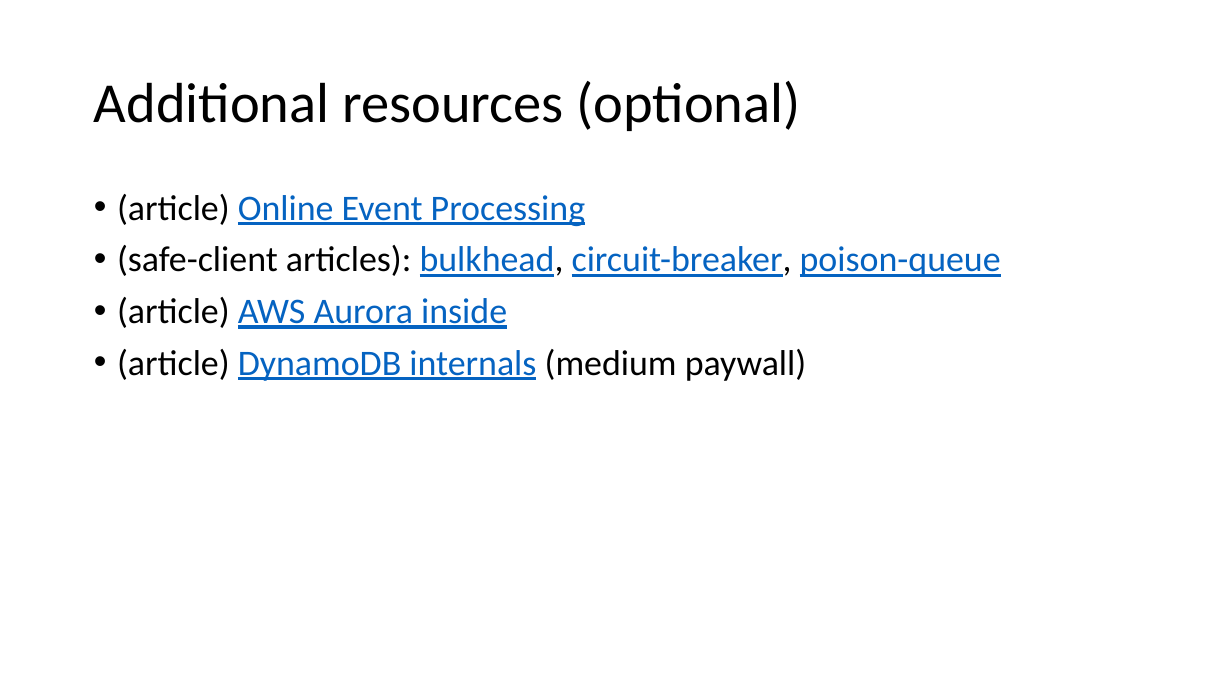
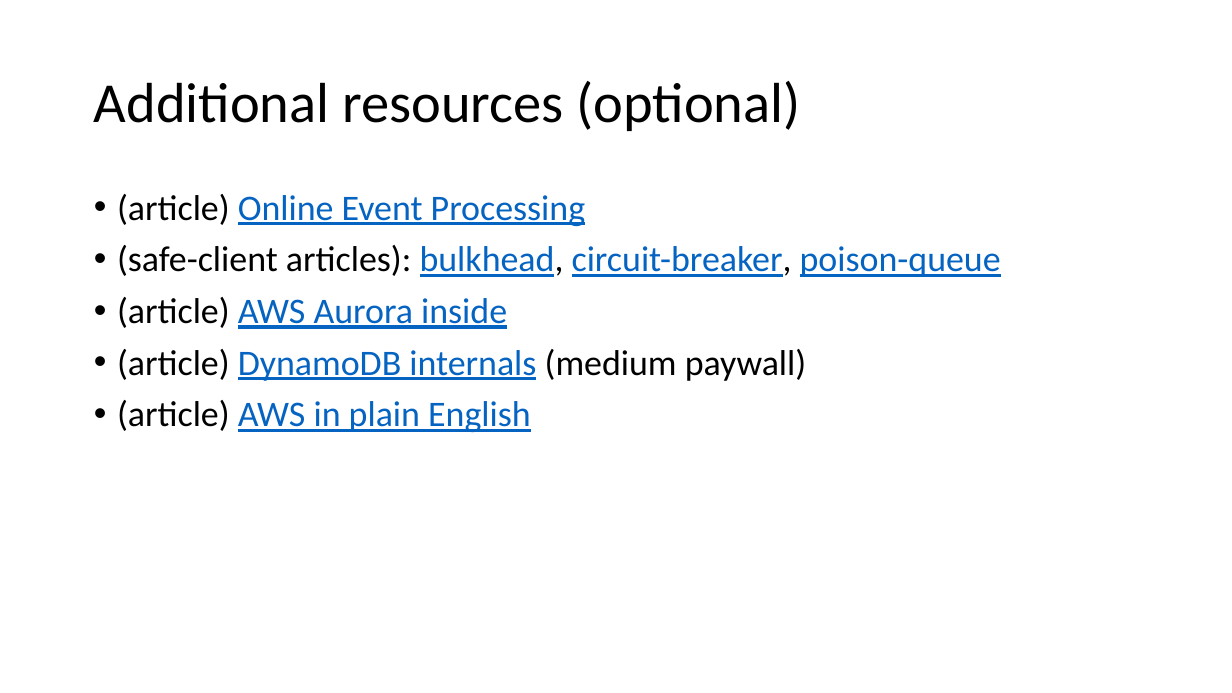
Before and after one commit to v1r7u/cloud_computing_old, a slide deck: slide 57 of presentations/03_Core_Services.pptx. Drawn at 1232x693 pixels with LibreOffice and Linux fonts; fonts in the diff are those of the drawing. Boxes give left, top, right and bottom in pixels: in the first picture for what was removed or moved away, otherwise in the second. Text is boxed around its words. In the diff, an @@ line names an element or a change of style, - is before the commit and + after.

```diff
--- a/presentations/03_Core_Services.pptx
+++ b/presentations/03_Core_Services.pptx
@@ text at <box>117,400,531,432</box>: paragraph added @@
+• (article) AWS in plain English
```
Also in this commit, not shown: 2 other slides changed, 4 other files.
